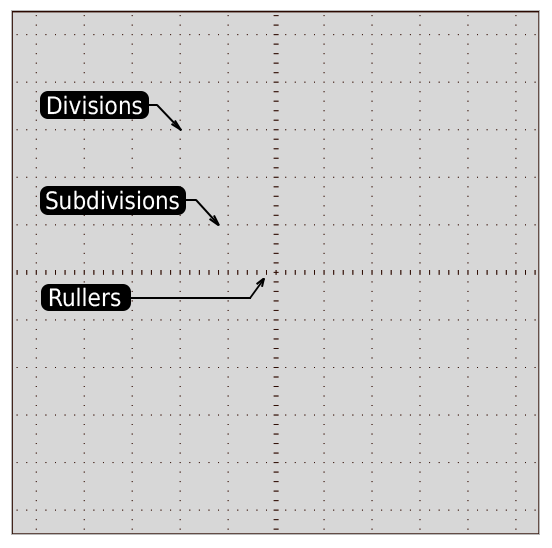
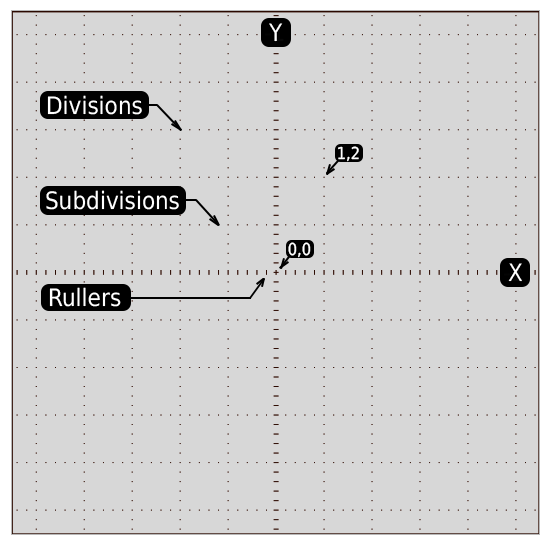
Revision of a layered 552 x 548 image; what changed, layer by layer:
added layer "X" above "Y" over (500, 258, 530, 287)
added layer "Y" above "1,2" over (261, 18, 291, 47)
added layer "1,2" above "Rounded Rectangle 1 copy" over (338, 146, 359, 162)
added layer "Rounded Rectangle 1 copy" above "Shape 19" over (335, 144, 363, 162)
added layer "Shape 19" above "Shape 18" over (279, 261, 289, 269)
added layer "Shape 18" above "Shape 17" over (280, 258, 285, 269)
added layer "Shape 17" above "Shape 16" over (280, 256, 290, 268)
added layer "Shape 16" above "Shape 15" over (326, 168, 335, 175)
added layer "Shape 15" above "Shape 14" over (326, 164, 331, 175)
added layer "Shape 14" above "0,0" over (326, 160, 339, 174)
added layer "0,0" above "Rounded Rectangle 1" over (288, 242, 311, 258)
added layer "Rounded Rectangle 1" above "Shape 13" over (286, 240, 314, 258)
